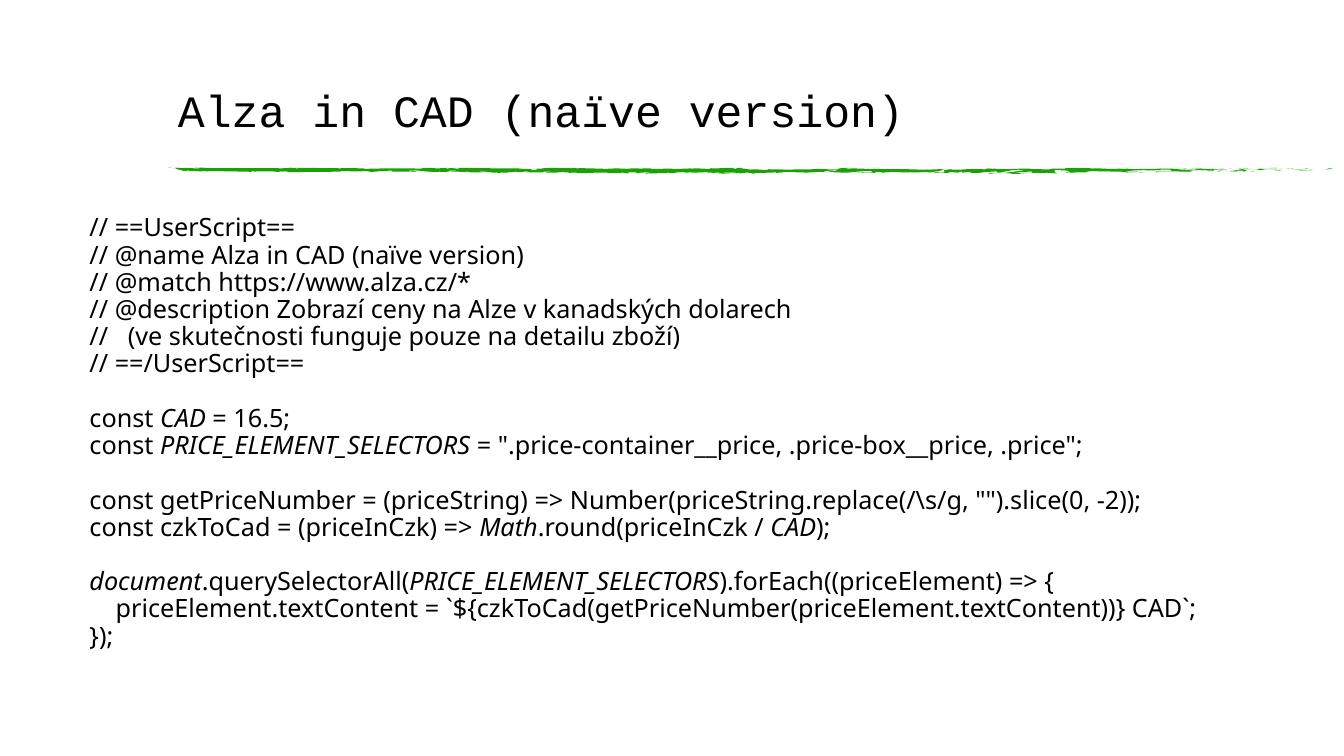
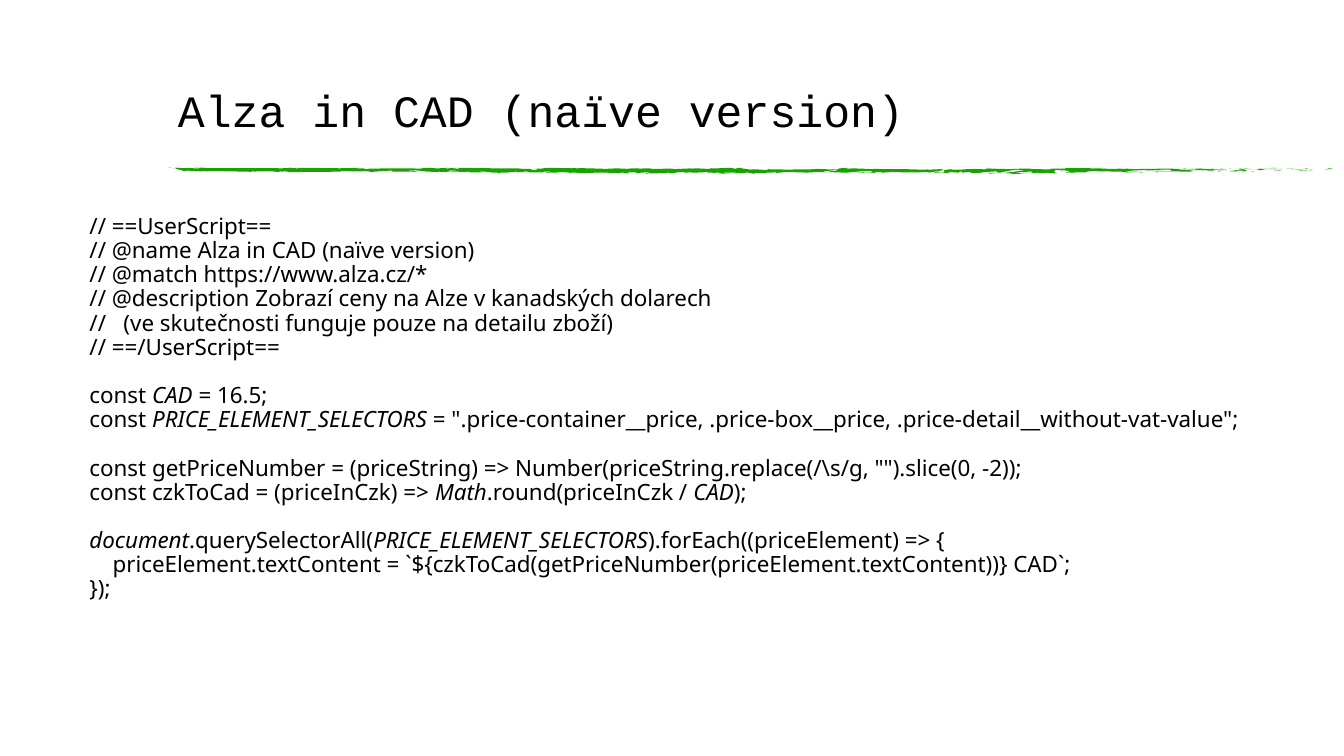
Before and after one commit to ondrakucera/frontkon-2023-mutation-observer, a slide deck: slide 7 of pozorovani_webovych_mutaci.odp. Drawn at 1344x756 pixels with LibreOffice and Linux fonts; fonts in the diff are those of the drawing; background and template pictures are left out. Boxes give left, top, right and bottom in pixels: in the first picture for what was removed or moved away, otherwise in the second. Text is boxed around its words. In the diff, an @@ line names an element or a change of style, - is before the commit and + after.

Commit message:
Update price element selectors in the presentation

```diff
--- a/pozorovani_webovych_mutaci.odp
+++ b/pozorovani_webovych_mutaci.odp
@@ text at bbox=[89, 217, 1238, 578]: text changed; size 18 to 16 pt @@
-// ==UserScript==
-// @name Alza in CAD (naïve version)
-// @match https://www.alza.cz/*
-// @description Zobrazí ceny na Alze v kanadských dolarech
-// (ve skutečnosti funguje pouze na detailu zboží)
-// ==/UserScript==
-const CAD = 16.5;
-const PRICE_ELEMENT_SELECTORS = ".price-container__price, .price-box__price, .price";
-const getPriceNumber = (priceString) => Number(priceString.replace(/\s/g, "").slice(0, -2));
-const czkToCad = (priceInCzk) => Math.round(priceInCzk / CAD);
-document.querySelectorAll(PRICE_ELEMENT_SELECTORS).forEach((priceElement) => {
-priceElement.textContent = `${czkToCad(getPriceNumber(priceElement.textContent))} CAD`;
-});
+// ==UserScript==
+// @name Alza in CAD (naïve version)
+// @match https://www.alza.cz/*
+// @description Zobrazí ceny na Alze v kanadských dolarech
+// (ve skutečnosti funguje pouze na detailu zboží)
+// ==/UserScript==
+const CAD = 16.5;
+const PRICE_ELEMENT_SELECTORS = ".price-container__price, .price-box__price, .price-detail__without-vat-value";
+const getPriceNumber = (priceString) => Number(priceString.replace(/\s/g, "").slice(0, -2));
+const czkToCad = (priceInCzk) => Math.round(priceInCzk / CAD);
+document.querySelectorAll(PRICE_ELEMENT_SELECTORS).forEach((priceElement) => {
+priceElement.textContent = `${czkToCad(getPriceNumber(priceElement.textContent))} CAD`;
+});
```
Also in this commit, not shown: 1 other slide changed.
